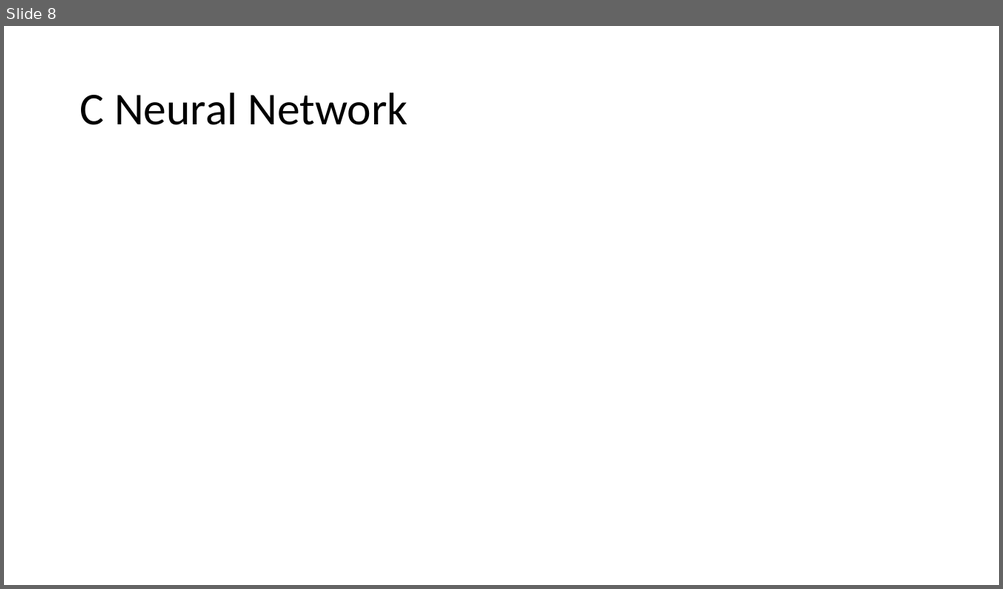
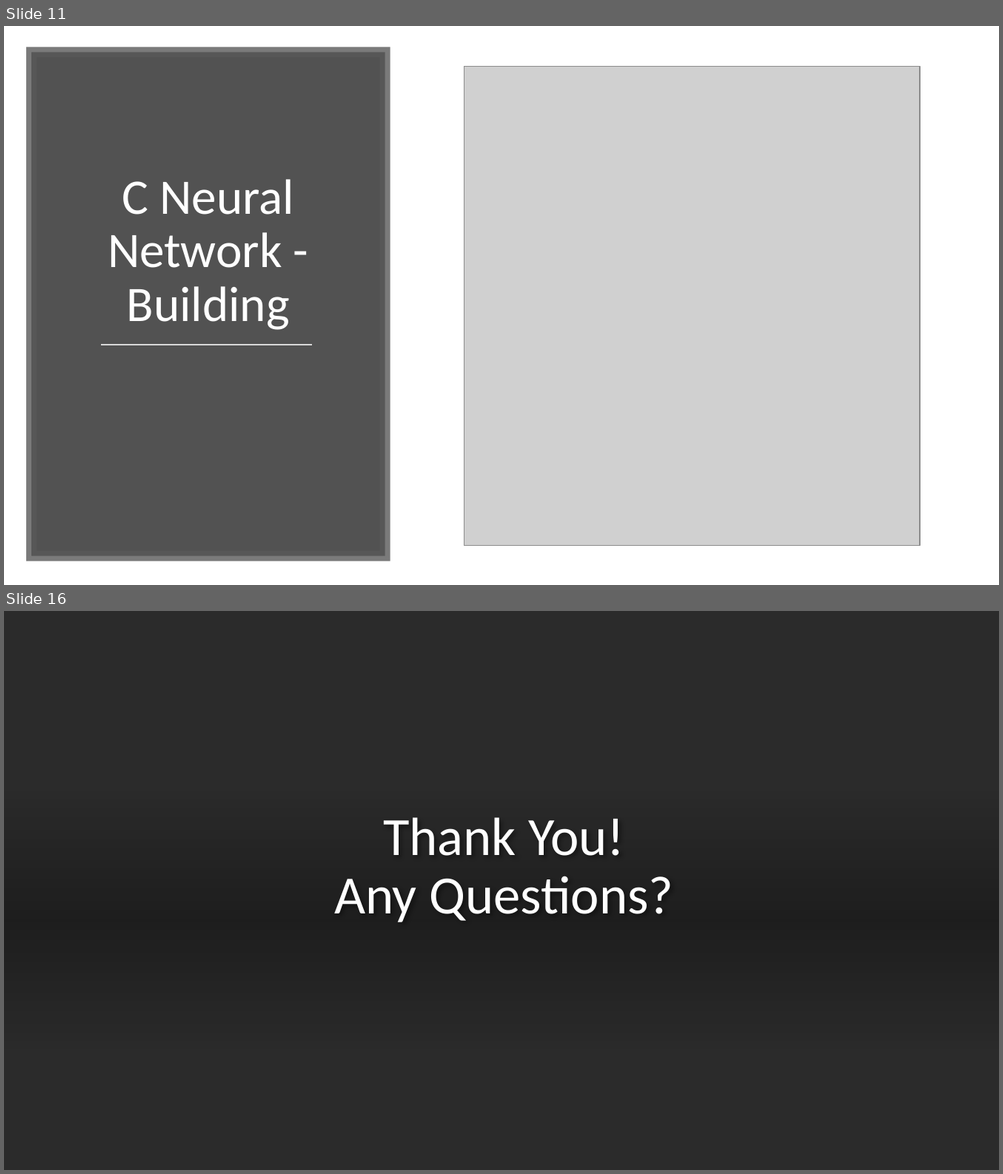
Before and after one commit to Fishayyy/Handwritten-Digit-Identification, a slide deck: Handwritten Digit Identification.pptx. Shown one above the other, each under a label of ours: slide 8 before the commit, slides 11 and 16 after it; the slides between them are not shown. The pictures are 1003x589 and 1003x1174 pixels, drawn with LibreOffice and Linux fonts; fonts in the diff are those of the drawing; grey boxes stand for pictures; background and template pictures are left out; a plain dark background stands for a picture behind light text. Boxes give left, top, right and bottom in pixels: in the first picture for what was removed or moved away, otherwise in the second. Text is boxed around its words. In the diff, an @@ line names an element or a change of style, - is before the commit and + after.

```diff
--- a/Handwritten Digit Identification.pptx
+++ b/Handwritten Digit Identification.pptx
@@ slide 16 added at (x1=4, y1=611, x2=999, y2=1170), background picture (left out) @@
@@ rectangle added at (x1=4, y1=611, x2=999, y2=1170), fill #FFFFFF @@
@@ rectangle added at (x1=4, y1=791, x2=999, y2=1049), fill gradient #000000 @@
@@ title added at (x1=334, y1=817, x2=673, y2=923), 52 pt, text #FFFFFF @@
+Thank You!
+Any Questions?
@@ what was slide 8 is now slide 11 @@
@@ slide 11 changed as well @@
@@ rectangle added at (x1=31, y1=52, x2=385, y2=557), fill #404040 at 90% opacity, outline #595959 10 pt @@
@@ picture added at (x1=464, y1=66, x2=920, y2=546) @@
@@ title "C Neural Network - Building" at (x1=108, y1=179, x2=295, y2=330): vertical alignment middle to bottom @@
@@ title at (x1=108, y1=179, x2=295, y2=330): text changed; size 44 to 48 pt; text colour #000000 to #FFFFFF @@
-C Neural Network
+C Neural Network - Building
@@ line added from (101, 346) to (312, 346), #D9D9D9 1.75 pt @@
```
Also in this commit, not shown: 1 other slide changed, 12 other slides added, 7 slides removed, 5 other files.
